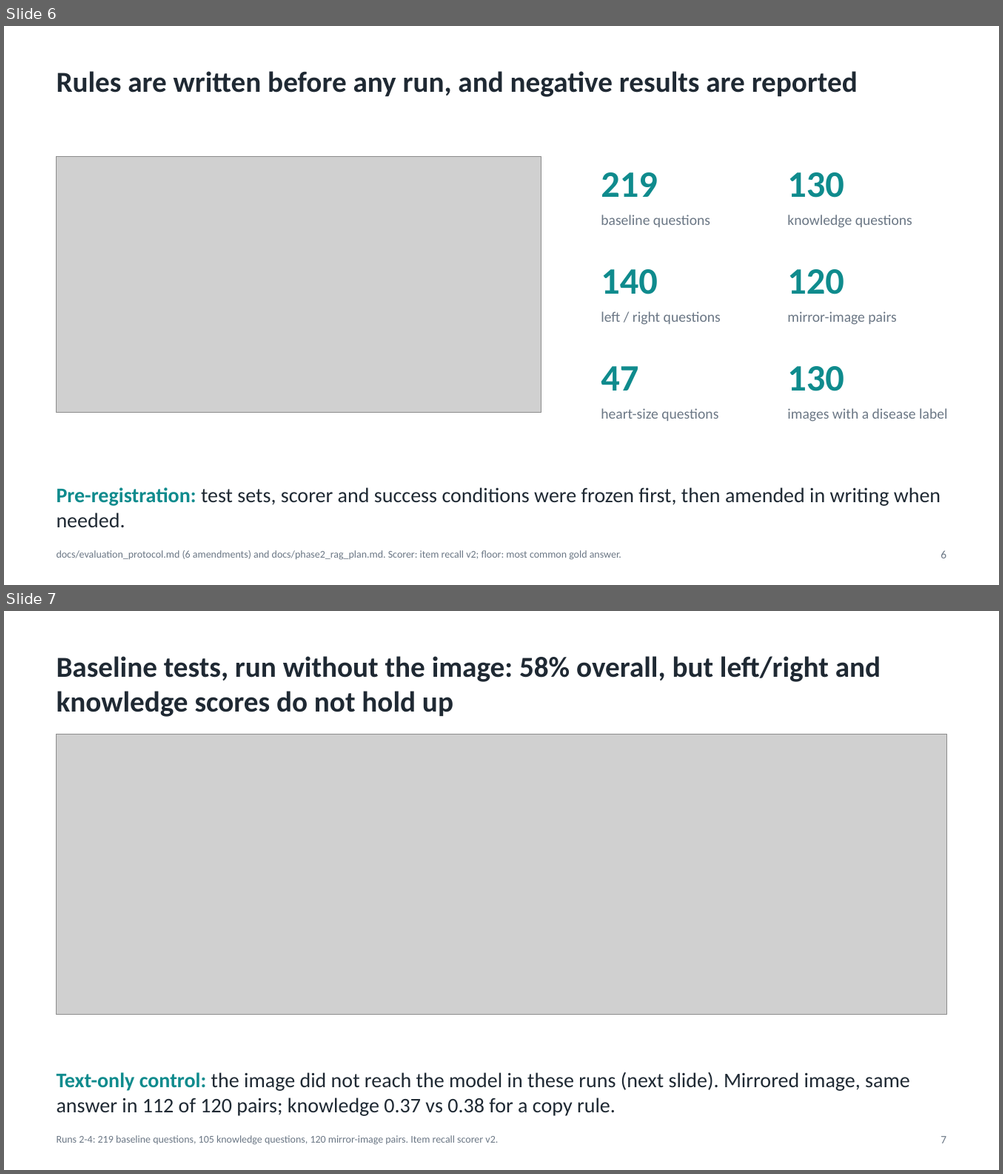
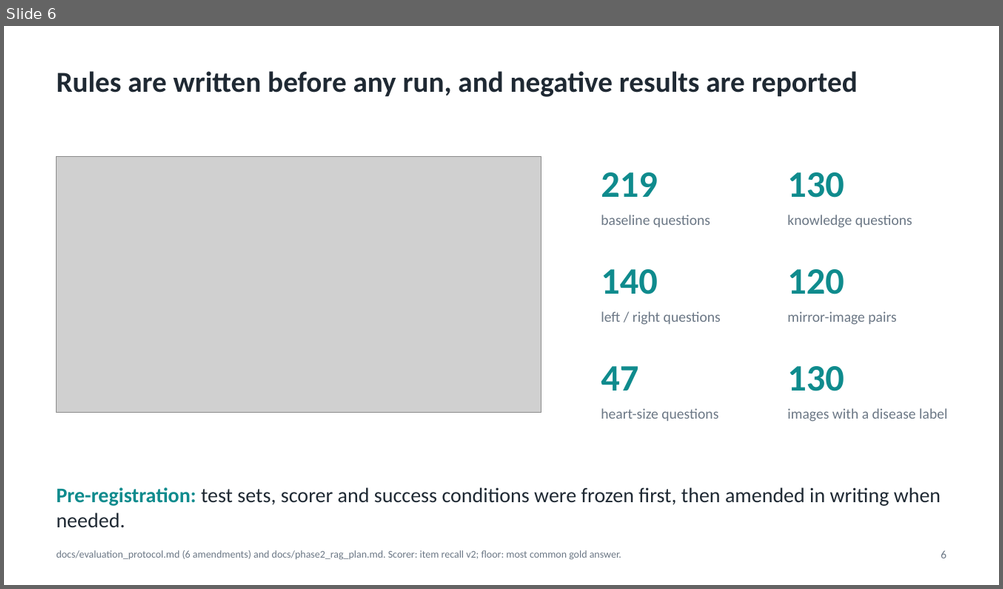
Before and after one commit to Ankritjarngal/medvqa-cxr-chexagent, a slide deck: deliverables/presentation/Medical_VQA_CXR_Project_Presentation.pptx. Shown one above the other, each under a label of ours: slides 6 and 7 before the commit, slide 6 after it. The pictures are 1003x1174 and 1003x589 pixels, drawn with LibreOffice and Linux fonts; fonts in the diff are those of the drawing; grey boxes stand for pictures. Boxes give left, top, right and bottom in pixels: in the first picture for what was removed or moved away, otherwise in the second. Text is boxed around its words. In the diff, an @@ line names an element or a change of style, - is before the commit and + after.

```diff
--- a/deliverables/presentation/Medical_VQA_CXR_Project_Presentation.pptx
+++ b/deliverables/presentation/Medical_VQA_CXR_Project_Presentation.pptx
@@ slide 7 removed at (4, 611, 999, 1170), background #FFFFFF @@
@@ text removed at (57, 656, 880, 717) @@
-Baseline tests, run without the image: 58% overall, but left/right and knowledge scores do not hold up
@@ picture removed at (57, 734, 946, 1014) @@
@@ text removed at (57, 1072, 910, 1116) @@
-Text-only control: the image did not reach the model in these runs (next slide). Mirrored image, same answer in 112 of 120 pairs; knowledge 0.37 vs 0.38 for a copy rule.
@@ text removed at (57, 1136, 498, 1145) @@
-Runs 2-4: 219 baseline questions, 105 knowledge questions, 120 mirror-image pairs. Item recall scorer v2.
@@ text removed at (940, 1136, 946, 1144) @@
-7
```
Also in this commit, not shown: 4 slides changed, 1 slide added, 1 other slide removed, 17 other files.
